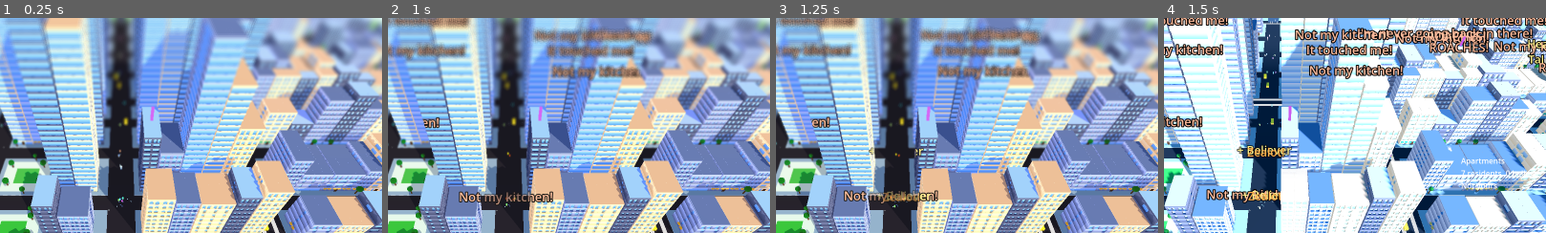
Above: before the commit, frames 1-4 (left to right).
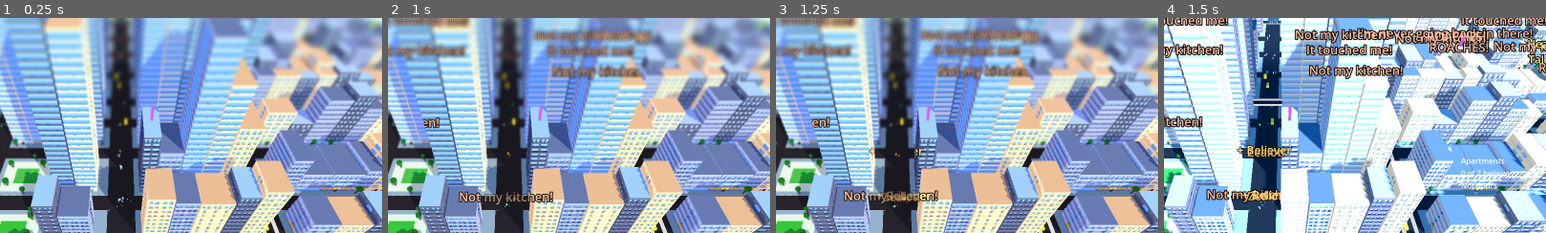
Above: after the commit, the same moments.

Repository: eilamshahaf-droid/balck-and-white-3
Game: Godot game, scene res://scenes/main.tscn
Two runs of this game, one before a commit and one after it. Both use one fixed random seed, a clock stepped at 60 frames per second and the inputs below.
Inputs (mouse positions are % of the whole screen's width and height, from its top left):
- Up to frame 1 (0.25 s): no input
- Up to frame 2 (1 s): click "Believers +5" at 0.5 s
- Up to frame 3 (1.25 s): no input
- Up to frame 4 (1.5 s): tap Enter at 1.25 s; move the mouse to (72, 45) at 1.27 s; hold D from 1.28 s (still down); tap V at 1.35 s; click (72, 45) at 1.42 s
The pictures show only the part of the screen within x 34-84%, y 15-65%; the shares and areas given below are measured in that part.

Frames 1-3 are identical in both runs. In frame 4, 0.2% of the frame differs, in the area x 77-97%, y 70-74%.

Commit message:
Tooltip shows X of Y believe and staff
Co-Authored-By: Claude Sonnet 5.5 <noreply@anthropic.com>
Claude-Session: https://claude.ai/code/session_011mv8gwDyVD9x9XrjD8x2zG

Diff:
--- a/scenes/main.tscn
+++ b/scenes/main.tscn
@@ -164,11 +164,12 @@
 grow_vertical = 0
 script = ExtResource("16_district_hud")
 
-[node name="Tooltip" type="Label" parent="HUD" node_paths=PackedStringArray("districts", "treasury", "decrees", "camera")]
+[node name="Tooltip" type="Label" parent="HUD" node_paths=PackedStringArray("districts", "treasury", "decrees", "population", "camera")]
 script = ExtResource("22_tooltip")
 districts = NodePath("../../Districts")
 treasury = NodePath("../../Treasury")
 decrees = NodePath("../../Decrees")
+population = NodePath("../../Population")
 camera = NodePath("../../CameraRig/Camera3D")
 
 [connection signal="building_abandoned" from="Miracles" to="Districts" method="mark_abandoned"]
--- a/scripts/world/building_tooltip.gd
+++ b/scripts/world/building_tooltip.gd
@@ -1,7 +1,8 @@
 class_name BuildingTooltip
 extends Label
 ## Follows the cursor and says what the building under it is: its kind, how many
-## people live there and how many believe, and what it earns when it is yours.
+## people live there and how many of them believe ("X of Y", the same count that decides
+## who holds the building), its staff and what it earns when it is yours.
 ## A district's core building says so.
 
 const S: DistrictSettings = preload("res://data/districts.tres")
@@ -10,6 +11,7 @@
 @export var districts: Districts
 @export var treasury: Treasury
 @export var decrees: Decrees
+@export var population: Population
 @export var camera: Camera3D
 
 var _timer := 0.0
@@ -56,7 +58,10 @@
 	var d := districts.district_at(building.global_position)
 	var lines := PackedStringArray()
 	lines.append("%s%s" % [kind, "  (core of %s)" % districts.district_name(d) if districts.core_of(d) == i else ""])
-	lines.append("%d residents, %d believe" % [districts.residents_in(i), districts.believers_at(i)])
+	lines.append("%d of %d believe" % [districts.believers_at(i), districts.residents_in(i)])
+	var staff := population.staff_count(building)
+	if staff > 0:
+		lines.append("Staff %d, output %.1f" % [staff, population.staffed(building)])
 	if districts.is_yours(i):
 		var net := treasury.net_of(building)
 		lines.append("Yours: %s $%.1f/s" % ["earns" if net >= 0.0 else "costs", absf(net)])
Not shown, changed: CHANGELOG.md
